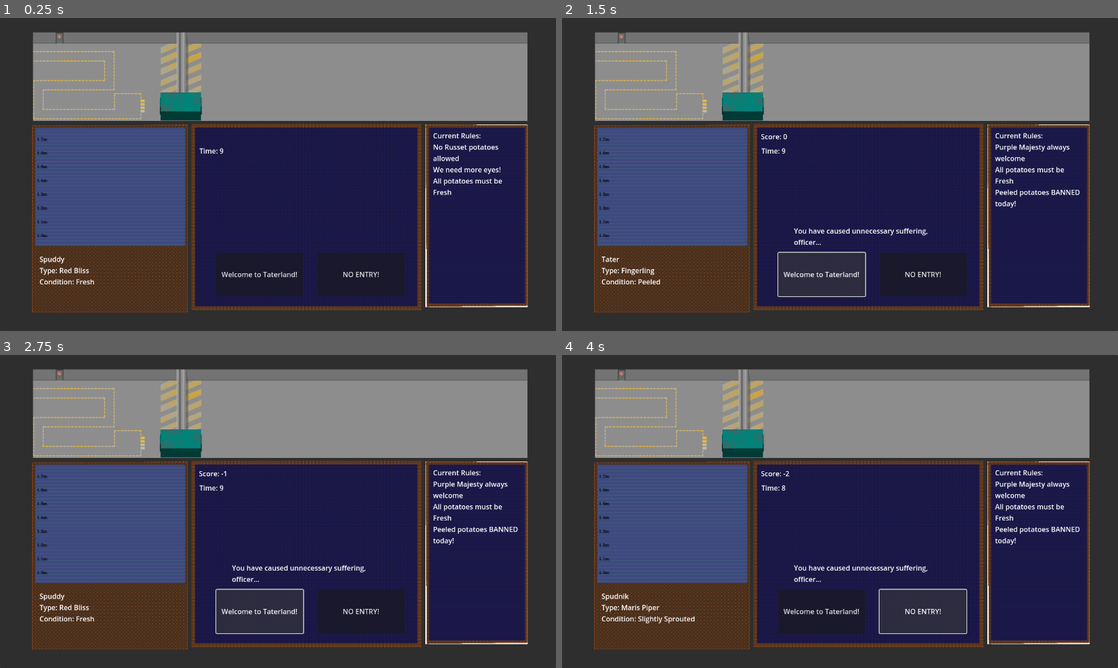
Above: before the commit, frames 1-4 (two rows, left to right).
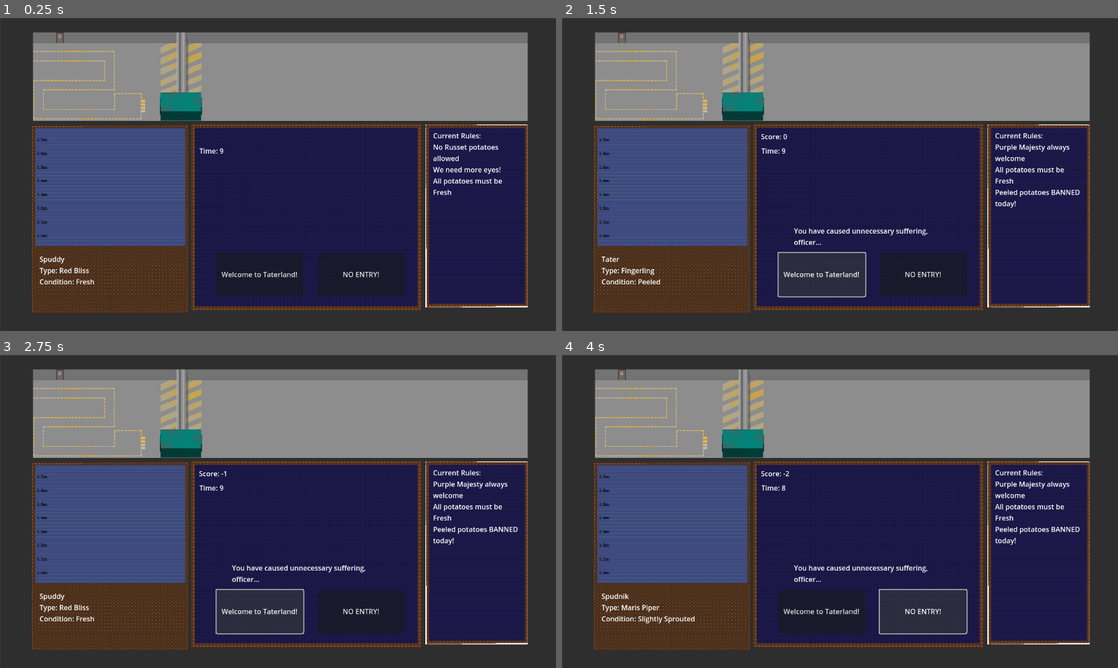
Above: after the commit, the same moments.

Repository: Lost-Rabbit-Digital/SpudCustoms
Game: Godot game, scene res://mainGame.tscn
Two runs of this game, one before a commit and one after it. Both use one fixed random seed, a clock stepped at 60 frames per second and the inputs below.
Inputs:
- Up to frame 1 (0.25 s): no input
- Up to frame 2 (1.5 s): click "Welcome to Taterland!" at 0.5 s; click "Welcome to Taterland!" at 1.25 s
- Up to frame 3 (2.75 s): click "Welcome to Taterland!" at 2 s
- Up to frame 4 (4 s): click "NO ENTRY!" at 2.75 s

The runs differ from the first frame. In frame 1, 1.9% of the frame differs, in the area x 5-95%, y 4-94%; in frame 2, 2.2%; in frame 3, 2.1%; in frame 4, 2.1%.

Commit message:
Update project.godot

Diff:
--- a/project.godot
+++ b/project.godot
@@ -19,3 +19,10 @@
 
 window/size/viewport_width=1280
 window/size/viewport_height=720
+window/stretch/mode="viewport"
+
+[rendering]
+
+textures/canvas_textures/default_texture_filter=0
+2d/snap/snap_2d_transforms_to_pixel=true
+2d/snap/snap_2d_vertices_to_pixel=true
